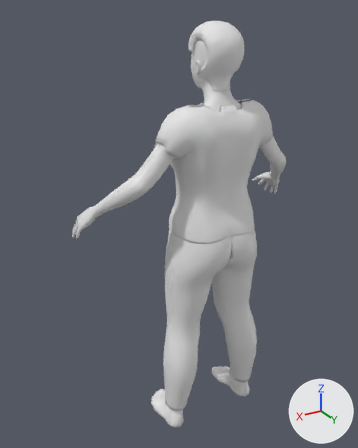
An edit to the glTF model corpos/corpo-adulto-f-magro.glb, drawn before and after from the same camera.
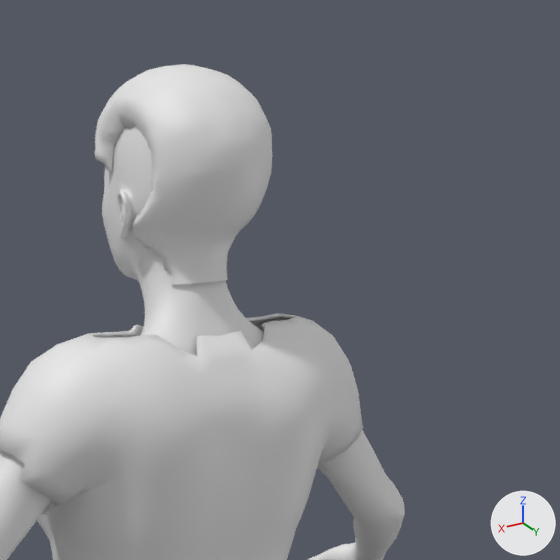
Each version appears first whole from a 50 mm camera at (1.146, 1.713, 0.955) aimed at (0.079, -0.065, 0.065), and next in a close-up on the part from 44% to 94% of the width and 0% to 39% of the height. Lighting does not change. The marker at lower right points along +X, +Y and +Z. The first two pictures are the older version. Vertices at exactly the same position are counted once.

Objects in the first close-up: 'cabelo', 'camiseta', 'pele'.
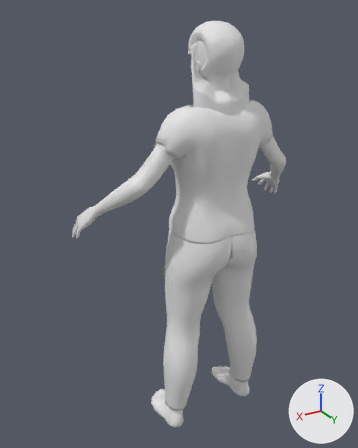
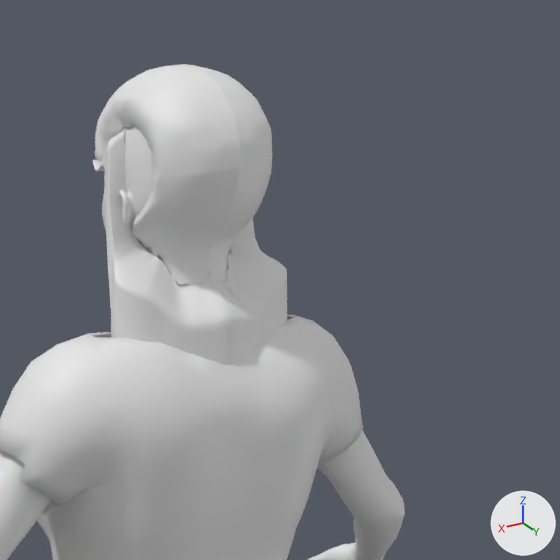
Diff of the bpy script that builds the scene:
```diff
--- a/corpos/corpo-adulto-f-magro.glb.py
+++ b/corpos/corpo-adulto-f-magro.glb.py
@@ me_cabelo @@
 # used by ob_cabelo; location = (0.0, 0.0, 0.0)
-me_cabelo.from_pydata(...)  # 2003 vertices, 3984 faces; spans x -0.09..0.09, y -0.034..0.191, z 0.677..0.921
+me_cabelo.from_pydata(...)  # 5383 vertices, 10740 faces; spans x -0.128..0.128, y -0.034..0.191, z 0.505..0.921
+# me_cabelo part 1: a new loose piece of 3380 vertices spanning x -0.128..0.128, y 0.01..0.19, z 0.505..0.853
```

What differs and where, as boxes (x1, y1, x2, y2) in the close-ups (560 x 560 px):
'cabelo', reshaped
    before: (94, 64, 272, 285)
    after: (93, 64, 287, 365)
part 1 of me_cabelo, added
    after: (93, 127, 287, 365)
